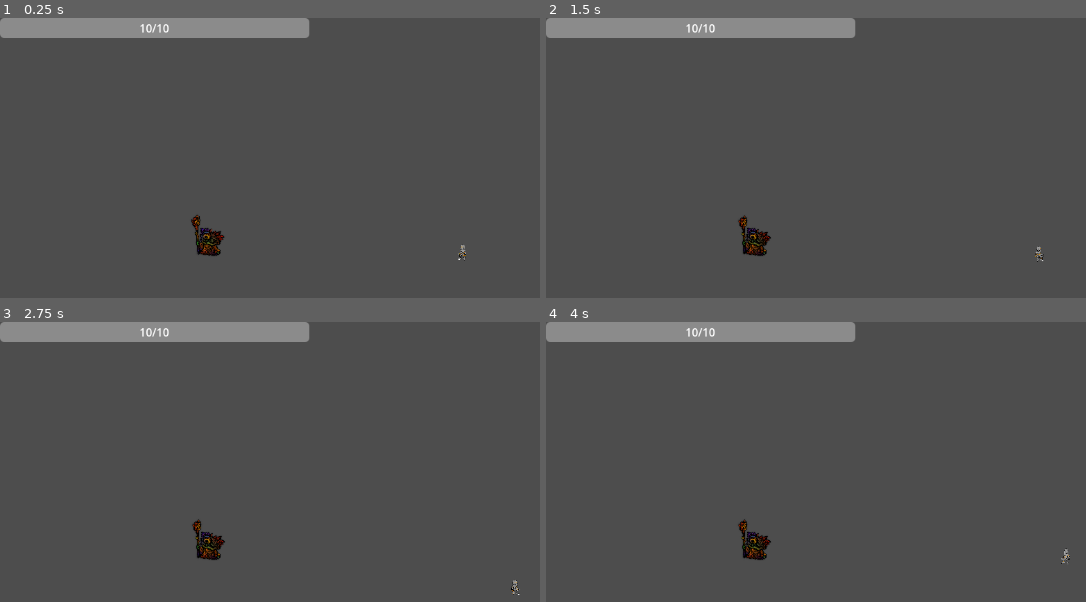
Above: before the commit, frames 1-4 (two rows, left to right).
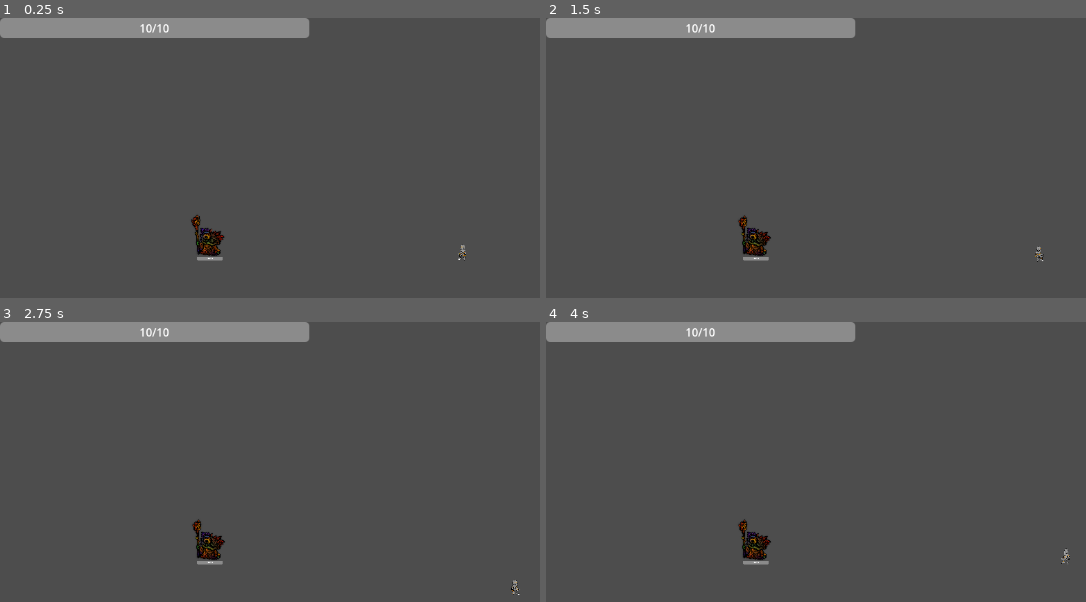
Above: after the commit, the same moments.

Repository: G-Raffiti/Random_Dungeon_2
Game: Godot game, scene res://World/game.tscn
Same seed, same stepped clock (60 frames per second), same inputs: the game is played once before the commit and once after it.
Inputs (mouse positions are in pixels of both pictures, inside the frame that each line leads up to):
- Up to frame 1 (0.25 s): no input
- Up to frame 2 (1.5 s): tap Enter at 0.5 s; move the mouse to (outside the picture) at 0.52 s; hold Right (ui_right) 0.53-1.28 s; tap Space at 1.25 s; move the mouse to (783, 264) at 1.27 s; hold Down (ui_down) from 1.28 s (still down)
- Up to frame 3 (2.75 s): tap Enter at 2 s; move the mouse to (480, 448) at 2.02 s; release Down (ui_down) at 2.03 s; hold Right (ui_right) from 2.03 s (still down)
- Up to frame 4 (4 s): tap Space at 2.75 s; move the mouse to (outside the picture) at 2.77 s; release Right (ui_right) at 2.78 s; hold Up (ui_up) 2.78-3.53 s; move the mouse to (outside the picture) at 3.52 s; hold Left (ui_left) from 3.53 s (still down)

The runs differ from the first frame. In frame 1, less than 0.1% of the frame differs, in the area x 36-42%, y 85-87%; in frame 2, less than 0.1%; in frame 3, less than 0.1%; in frame 4, less than 0.1%.

Commit message:
ADD mob hp bar

Diff:
--- a/Character/MOB/mob.gd
+++ b/Character/MOB/mob.gd
@@ -2,7 +2,9 @@
 extends Character
 
 @export var mob_stats: MobStats
+@export var ui_manager: MobUIManager
 
 func _ready():
 	stats = mob_stats
 	super._ready()
+	ui_manager.initialize(self)
--- a/Character/MOB/mob.tscn
+++ b/Character/MOB/mob.tscn
@@ -21,13 +21,15 @@
 [ext_resource type="PackedScene" uid="uid://d08wgs03l4pd3" path="res://Character/MOB/States/melee_attack_state.tscn" id="18_7p7qr"]
 [ext_resource type="Resource" uid="uid://dwf5wj8f5v336" path="res://Ability/Abilities/mob_melee_attack/mob_melee_attack.tres" id="19_l660s"]
 [ext_resource type="Script" path="res://Global/Utils/audio_player_ramdom_pitch.gd" id="20_cwfch"]
+[ext_resource type="Script" path="res://UI/MOB/mob_ui_manager.gd" id="22_o4j1y"]
+[ext_resource type="Script" path="res://UI/MOB/MobHP/mob_hp_bar.gd" id="23_gjlie"]
 
 [sub_resource type="Resource" id="Resource_ybj8i"]
 resource_local_to_scene = true
 script = ExtResource("2_iyljq")
 xp_value = 1
 safety_duration = 0.1
-max_hp = 2
+max_hp = 10
 damage_value = 1
 damage_type = 0
 knockback_strength = 0
@@ -474,11 +476,12 @@
 states/walk/position = Vector2(514.667, 22)
 transitions = ["Start", "idle", SubResource("AnimationNodeStateMachineTransition_3sqcu"), "idle", "RESET", SubResource( …(596 unchanged characters)…
 
-[node name="mob" type="CharacterBody2D" node_paths=PackedStringArray("movement", "hurtbox", "hitbox", "ability_holder", "state_machine", "sound", "hit_sound", "hit_anim", "anim", "anim_tree", "sprites")]
+[node name="mob" type="CharacterBody2D" node_paths=PackedStringArray("ui_manager", "movement", "hurtbox", "hitbox", "ability_holder", "state_machine", "sound", "hit_sound", "hit_anim", "anim", "anim_tree", "sprites")]
 collision_layer = 513
 collision_mask = 51
 script = ExtResource("1_361uw")
 mob_stats = SubResource("Resource_ybj8i")
+ui_manager = NodePath("ui_manager")
 movement = NodePath("movement")
 hurtbox = NodePath("sprites/AnimPart/hurtbox")
 hitbox = NodePath("sprites/AnimPart/arm_r/hitbox")
@@ -642,3 +645,42 @@
 anim_player = NodePath("../anim")
 parameters/melee_attack/TimeScale/scale = 1.0
 parameters/walk/TimeScale/scale = 1.0
+
+[node name="ui_manager" type="Control" parent="."]
+layout_mode = 3
+anchors_preset = 0
+script = ExtResource("22_o4j1y")
+
+[node name="hp_bar" type="Control" parent="ui_manager"]
+layout_mode = 1
+anchors_preset = 5
+anchor_left = 0.5
+anchor_right = 0.5
+offset_left = -93.0
+offset_top = 23.0
+offset_right = 93.0
+offset_bottom = 47.0
+grow_horizontal = 2
+script = ExtResource("23_gjlie")
+
+[node name="ProgressBar" type="ProgressBar" parent="ui_manager/hp_bar"]
+layout_mode = 1
+anchors_preset = 15
+anchor_right = 1.0
+anchor_bottom = 1.0
+grow_horizontal = 2
+grow_vertical = 2
+step = 1.0
+value = 100.0
+show_percentage = false
+
+[node name="Label" type="Label" parent="ui_manager/hp_bar"]
+layout_mode = 1
+anchors_preset = 15
+anchor_right = 1.0
+anchor_bottom = 1.0
+grow_horizontal = 2
+grow_vertical = 2
+text = "10/10"
+horizontal_alignment = 1
+vertical_alignment = 1
--- /dev/null
+++ b/UI/MOB/MobHP/mob_hp_bar.gd
@@ -0,0 +1,18 @@
+extends Control
+class_name MobHPBar
+
+@onready var mob_hp_bar: ProgressBar = $ProgressBar
+@onready var mob_hp_label: Label = $Label
+
+func initialize(mob: Mob):
+	mob.stats.hp_changed.connect(_on_hp_changed)
+	var hp: int = mob.stats.hp
+	var max_hp: int = mob.stats.max_hp
+	mob_hp_bar.max_value = max_hp
+	mob_hp_bar.value = hp
+	mob_hp_label.text = str(hp) + "/" + str(max_hp)
+
+func _on_hp_changed(hp: int, max_hp: int):
+	mob_hp_bar.max_value = max_hp
+	mob_hp_bar.value = hp
+	mob_hp_label.text = str(hp) + "/" + str(max_hp)
--- /dev/null
+++ b/UI/MOB/mob_ui_manager.gd
@@ -0,0 +1,7 @@
+extends Control
+class_name MobUIManager
+
+func initialize(mob: Mob):
+	for child in get_children():
+		if 'initialize' in child:
+			child.initialize(mob)
Not shown: 1 places in Character/MOB/mob.tscn that only renumber resources
